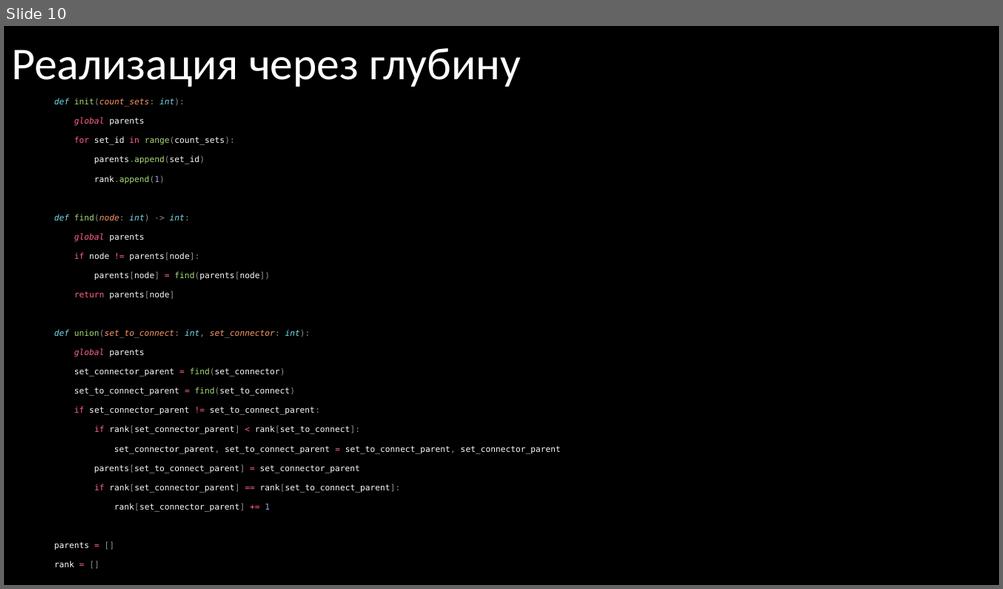
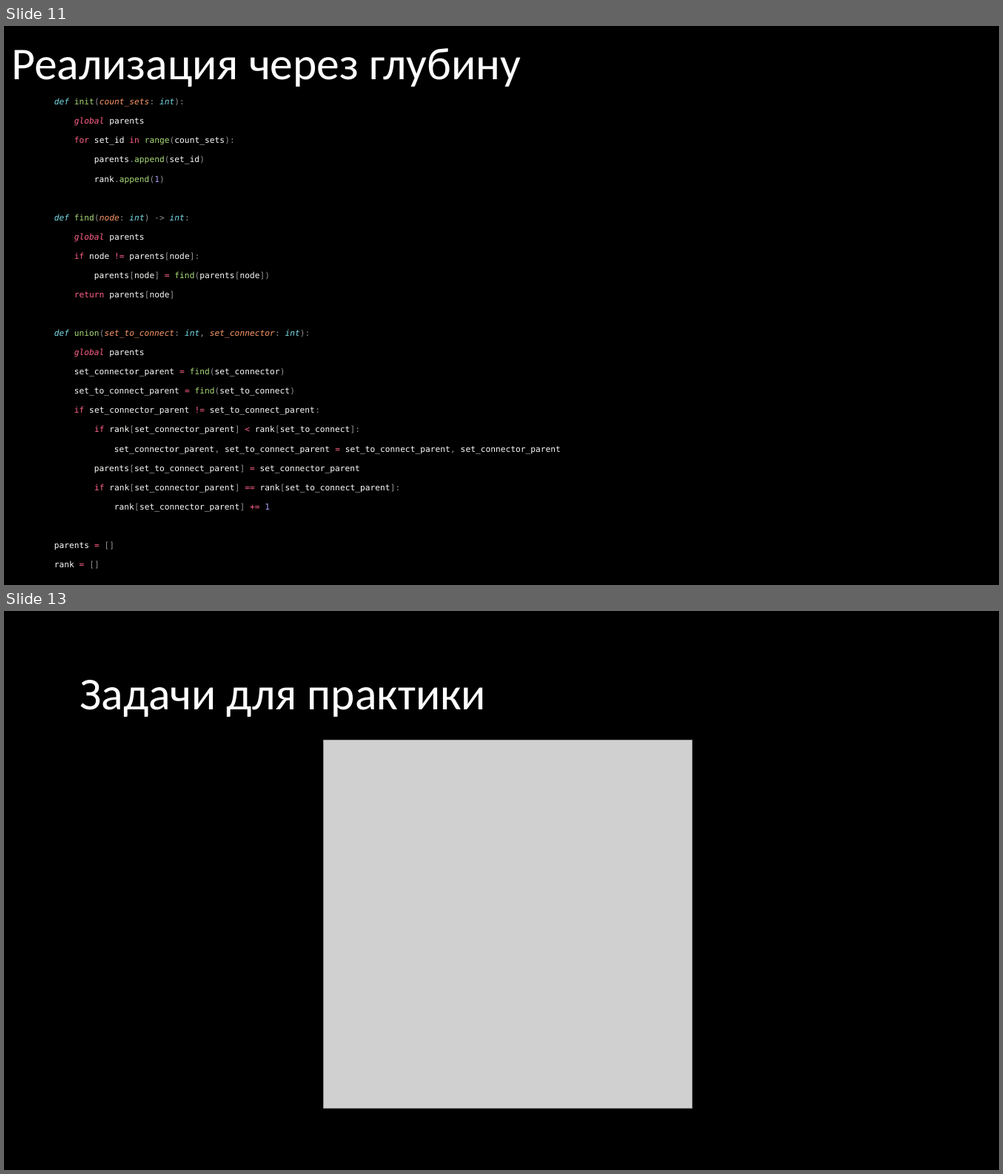
Before and after one commit to Valet-V0ult-de-Fur1e/combinatorics_and_graphs_repo, a slide deck: Задача объединить-найти Система не пересекающихся множеств. Алгоритм со сжатием путей сложности O(nG(n))/Презентация.pptx. Shown one above the other, each under a label of ours: slide 10 before the commit, slides 11 and 13 after it; the slides between them are not shown. The pictures are 1003x589 and 1003x1174 pixels, drawn with LibreOffice and Linux fonts; fonts in the diff are those of the drawing; grey boxes stand for pictures. Boxes give left, top, right and bottom in pixels: in the first picture for what was removed or moved away, otherwise in the second. Text is boxed around its words. In the diff, an @@ line names an element or a change of style, - is before the commit and + after.

```diff
--- a/Задача объединить-найти Система не пересекающихся множеств. Алгоритм со сжатием путей сложности O(nG(n))/Презентация.pptx
+++ b/Задача объединить-найти Система не пересекающихся множеств. Алгоритм со сжатием путей сложности O(nG(n))/Презентация.pptx
@@ slide 13 added at bbox=[4, 611, 999, 1170], background #000000 @@
@@ title added at bbox=[79, 680, 486, 717], 44 pt, text #FFFFFF @@
+Задачи для практики
@@ picture added at bbox=[324, 740, 692, 1109] @@
@@ what was slide 10 is now slide 11 @@
```
Also in this commit, not shown: 2 slides changed, 1 other slide added, 2 other files.
